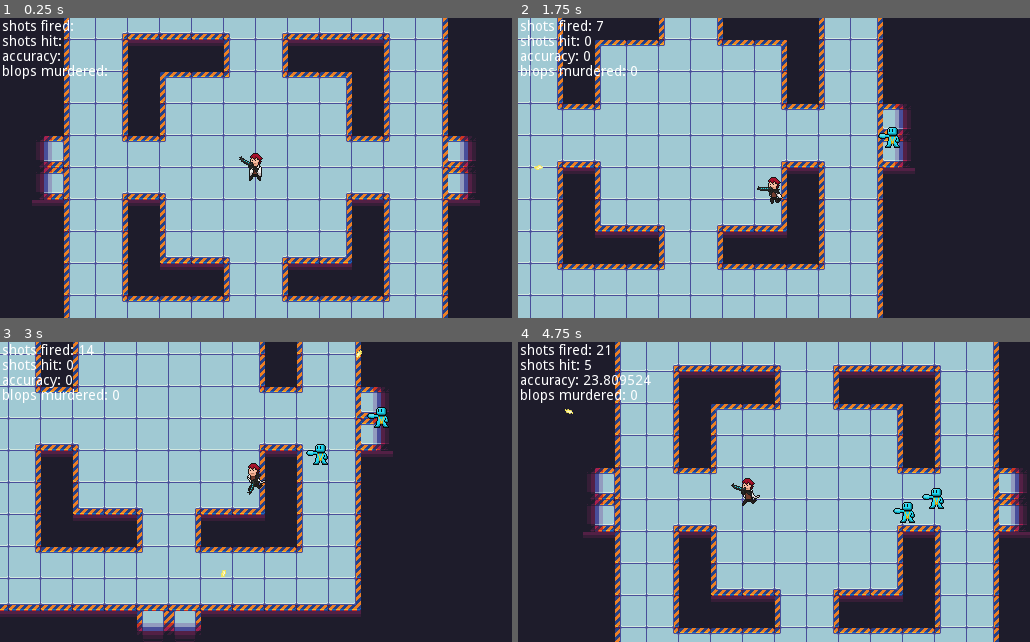
Above: before the commit, frames 1-4 (two rows, left to right).
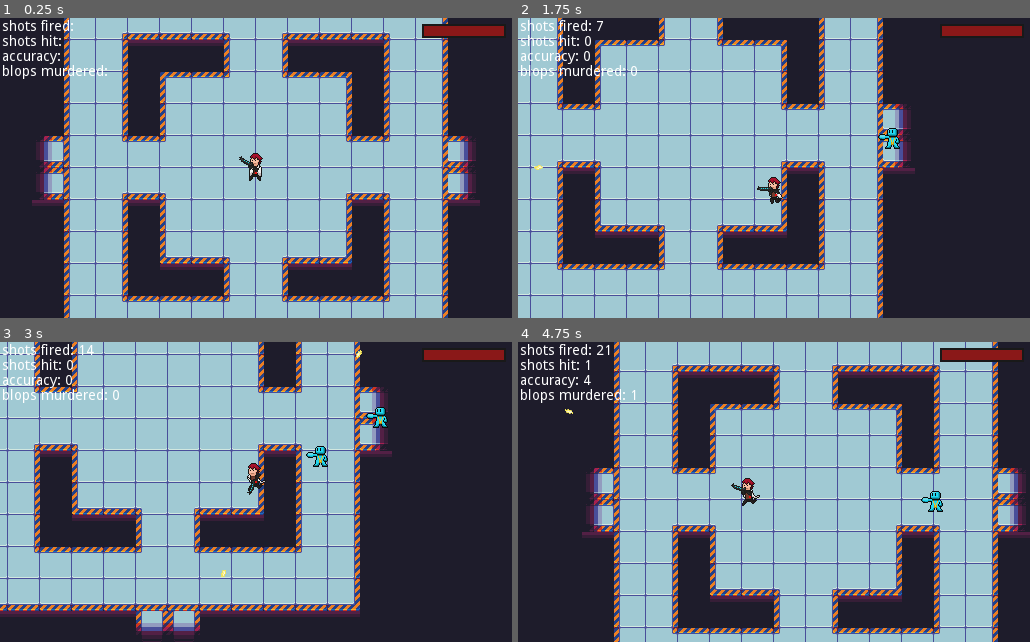
Above: after the commit, the same moments.

Repository: rockrick1/MAC0499-TCC
Game: Godot game, scene res://stages/arena3.tscn
Same seed, same stepped clock (60 frames per second), same inputs: the game is played once before the commit and once after it.
Inputs (mouse positions are in pixels of both pictures, inside the frame that each line leads up to):
- Up to frame 1 (0.25 s): no input
- Up to frame 2 (1.75 s): move the mouse to (886, 153) at 0.52 s; press the mouse at (886, 153) at 0.53 s; hold Right (ui_right) 0.53-1.28 s; move the mouse to (671, 183) at 1.27 s; release the mouse at (671, 183) at 1.28 s; hold Down (ui_down) from 1.28 s (still down); click (671, 183) at 1.35 s
- Up to frame 3 (3 s): move the mouse to (307, 426) at 2.02 s; release Down (ui_down) at 2.03 s; press the mouse at (307, 426) at 2.03 s; hold Right (ui_right) 2.03-2.78 s; move the mouse to (230, 552) at 2.77 s; release the mouse at (230, 552) at 2.78 s; hold Up (ui_up) from 2.78 s (still down); click (230, 552) at 2.85 s
- Up to frame 4 (4.75 s): move the mouse to (927, 537) at 3.52 s; release Up (ui_up) at 3.53 s; press the mouse at (927, 537) at 3.53 s; hold Left (ui_left) from 3.53 s (still down); move the mouse to (620, 447) at 4.27 s; release the mouse at (620, 447) at 4.28 s; click (620, 447) at 4.35 s

The runs differ from the first frame. In frame 1, 0.6% of the frame differs, in the area x 49-99%, y 2-52%; in frame 2, 0.6%; in frame 3, 7.4%; in frame 4, 9.5%, in the area x 12-100%, y 0-100%.

Commit message:
Fix blue boi projectile and add health bar

Diff:
--- a/shooter/characters/character.gd
+++ b/shooter/characters/character.gd
@@ -1,9 +1,16 @@
 extends KinematicBody2D
 
-const MAX_RUN_SPEED = 2
+export (int) var RUN_ACC = 20
+export (int) var MAX_RUN_SPEED = 2
+export (float) var MAX_HP
+export (int) var DEF
+
 var RUN_SPEED = 0
-var RUN_ACC = 20
+var HP
+
 var mot = Vector2(0,0)
+
+const enemy = false
 
 const pistol = preload("res://guns/pistol.tscn")
 const machinegun = preload("res://guns/machinegun.tscn")
@@ -31,10 +38,15 @@
 # Called when the node enters the scene tree for the first time.
 func _ready():
 	action_recorder._ready()
+	HP = MAX_HP
+	$Camera2D/GUI/HealthBar.max_value = MAX_HP
+	$Camera2D/GUI/HealthBar.value = HP
 	change_gun(cur_gun)
 
+
 func update_stats_display():
-	$Camera2D/CanvasLayer/Stats.update_stats(stats)
+	$Camera2D/GUI/Stats.update_stats(stats)
+
 
 func prev_gun():
 	if cur_gun == 0:
@@ -42,8 +54,10 @@
 		return
 	change_gun(cur_gun - 1)
 
+
 func next_gun():
 	change_gun((cur_gun + 1) % len(guns))
+
 
 func change_gun(gun_idx):
 	if get_node(cur_gun_name):
@@ -58,6 +72,7 @@
 	if mouse_vec and mouse_angle:
 		adjust_gun_pos()
 
+
 func adjust_gun_pos():
 	if get_node(cur_gun_name):
 		get_node(cur_gun_name).set_position(mouse_vec)
@@ -66,6 +81,7 @@
 		else:
 			get_node(cur_gun_name).flip_v(false)
 		get_node(cur_gun_name).set_rotation(mouse_vec.angle())
+
 
 # Called every frame. 'delta' is the elapsed time since the previous frame.
 func _process(delta):
@@ -129,6 +145,21 @@
 		next_gun()
 
 
+func take_damage(dmg):
+	print("shiet mang im ded")
+	HP -= dmg
+#	$AnimationPlayer.play("take damage")
+#	$Particles2D.restart()
+	if HP <= 0:
+		die()
+
+	$Camera2D/GUI/HealthBar.value = HP
+
+
+func die():
+	queue_free()
+
+
 func _notification(what):
 	if (what == MainLoop.NOTIFICATION_WM_QUIT_REQUEST):
 		print ("You are quit!")
--- a/shooter/characters/character.tscn
+++ b/shooter/characters/character.tscn
@@ -58,13 +58,26 @@
 
 [node name="character" type="KinematicBody2D"]
 script = ExtResource( 2 )
+MAX_HP = 150.0
 
 [node name="Sprite" type="AnimatedSprite" parent="."]
 frames = SubResource( 10 )
 animation = "run"
-frame = 2
 playing = true
 
 [node name="Hitbox" type="CollisionShape2D" parent="."]
-position = Vector2( 0.794428, 5.53939 )
+position = Vector2( -0.205572, 5.53939 )
 shape = SubResource( 11 )
+
+[node name="Center" type="Node2D" parent="."]
+position = Vector2( 0, 5 )
+__meta__ = {
+"_edit_lock_": true
+}
+
+[node name="CenterDraw" type="Line2D" parent="Center"]
+position = Vector2( 0, -1 )
+z_index = 10
+points = PoolVector2Array( 0, 0, 0, 2 )
+width = 2.0
+default_color = Color( 0.92549, 0.0666667, 0.0666667, 1 )
--- a/shooter/characters/enemy.gd
+++ b/shooter/characters/enemy.gd
@@ -4,11 +4,16 @@
 export (float) var HP
 export (float) var HIT_REWARD
 
+const enemy = true
+
 var character
 var dir
+var muzzlepos
 
 func _ready():
 	character = get_parent().get_node("Character")
+	if has_node("Muzzle"):
+		muzzlepos = $Muzzle.get_position()
 
 # Called when the enemy takes damage
 func take_damage(dmg):
@@ -19,11 +24,15 @@
 		die()
 
 func _process(delta):
-	dir = character.get_position() - get_position()
+	dir = character.get_node("Center").get_global_position() - get_position()
 	if dir.x < 0:
 		$AnimatedSprite.set_flip_h(true)
+		if muzzlepos != null:
+			$Muzzle.position.x = -(muzzlepos.x)
 	else:
 		$AnimatedSprite.set_flip_h(false)
+		if muzzlepos != null:
+			$Muzzle.position.x = muzzlepos.x
 	var mot = dir.normalized() * RUN_SPEED
 	if delta != 0:
 		move_and_slide(mot/delta)
--- a/shooter/characters/shooter_man.gd
+++ b/shooter/characters/shooter_man.gd
@@ -36,7 +36,8 @@
 	var sway = deg2rad((randf() - 0.5)*fire_sway)
 	proj_instance.set_direction(dir.rotated(sway))
 	proj_instance.shooter = self
-	arena.add_child(proj_instance)
+	print(get_name())
+	arena.add_child_below_node(arena.get_node(get_name()) ,proj_instance)
 	print(proj_instance.get_global_position())
 #	why
 
--- a/shooter/characters/shooter_man.tscn
+++ b/shooter/characters/shooter_man.tscn
@@ -57,7 +57,7 @@
 modulate = Color( 1, 84.89, 1, 1 )
 
 [node name="AnimatedSprite" type="AnimatedSprite" parent="."]
-position = Vector2( 3, -1 )
+position = Vector2( 2.52338, -1 )
 frames = SubResource( 1 )
 playing = true
 
--- a/shooter/gui/stats_displayer.gd
+++ b/shooter/gui/stats_displayer.gd
@@ -4,7 +4,7 @@
 func update_stats(params):
 	var stats_displayer = $Camera2D/CanvasLayer/Stats
 	if params.shots_fired != 0:
-		$Accuracy.set_text("accuracy: "+str((params.shots_hit/params.shots_fired)*100))
+		$Accuracy.set_text("accuracy: "+str(int((params.shots_hit/params.shots_fired)*100)))
 	$ShotsFired.set_text("shots fired: "+str(params.shots_fired))
 	$ShotsHit.set_text("shots hit: "+str(params.shots_hit))
 	$Killed.set_text("blops murdered: "+str(params.enemies_killed))
--- a/shooter/projectiles/base_projectile.gd
+++ b/shooter/projectiles/base_projectile.gd
@@ -5,6 +5,13 @@
 
 var direction
 var shooter
+var enemy
+
+var wr
+
+func _ready():
+	enemy = shooter.enemy
+	wr = weakref(shooter)
 
 func set_direction(dir):
 	direction = dir
@@ -13,15 +20,16 @@
 
 # Called when the node enters the scene tree for the first time.
 func _process(_delta):
-	position += direction * speed
+	position += direction.normalized() * speed
 
 func _on_Area2D_body_entered(body):
 	if body != shooter:
-		if body.has_method("take_damage"):
+		if body.has_method("take_damage") and body.enemy != enemy:
 			print("Acertou!")
 			body.take_damage(damage)
-			shooter.stats.shots_hit += 1
-			shooter.update_stats_display()
+			if wr.get_ref() and shooter.has_method("update_stats_display"):
+				shooter.stats.shots_hit += 1
+				shooter.update_stats_display()
 			queue_free()
 
 func _on_DeathTimer_timeout():
--- a/shooter/projectiles/blue_proj.tscn
+++ b/shooter/projectiles/blue_proj.tscn
@@ -8,7 +8,7 @@
 
 [node name="Projectile" type="Node2D"]
 script = ExtResource( 2 )
-speed = 5.0
+speed = 2.0
 damage = 10
 
 [node name="Sprite" type="Sprite" parent="."]
--- a/shooter/projectiles/pistol_proj.tscn
+++ b/shooter/projectiles/pistol_proj.tscn
@@ -9,7 +9,7 @@
 [node name="Projectile" type="Node2D"]
 script = ExtResource( 2 )
 speed = 10.0
-damage = 25
+damage = 250
 
 [node name="Sprite" type="Sprite" parent="."]
 texture = ExtResource( 1 )
--- a/shooter/stages/arena3.tscn
+++ b/shooter/stages/arena3.tscn
@@ -1,9 +1,30 @@
-[gd_scene load_steps=5 format=2]
+[gd_scene load_steps=7 format=2]
 
 [ext_resource path="res://characters/character.tscn" type="PackedScene" id=1]
 [ext_resource path="res://assets/tilemaps/scifi2.tres" type="TileSet" id=2]
 [ext_resource path="res://gui/stats_displayer.tscn" type="PackedScene" id=3]
 [ext_resource path="res://stages/arena.gd" type="Script" id=4]
+
+[sub_resource type="StyleBoxFlat" id=1]
+bg_color = Color( 0.545098, 0.0980392, 0.0980392, 1 )
+border_color = Color( 0.752941, 0.752941, 0.752941, 1 )
+corner_radius_top_left = 1
+corner_radius_top_right = 1
+corner_radius_bottom_right = 1
+corner_radius_bottom_left = 1
+anti_aliasing = false
+
+[sub_resource type="StyleBoxFlat" id=2]
+bg_color = Color( 0.101961, 0.101961, 0.101961, 1 )
+corner_radius_top_left = 1
+corner_radius_top_right = 1
+corner_radius_bottom_right = 1
+corner_radius_bottom_left = 1
+expand_margin_left = 2.0
+expand_margin_right = 2.0
+expand_margin_top = 2.0
+expand_margin_bottom = 2.0
+anti_aliasing = false
 
 [node name="Arena" type="Node2D"]
 script = ExtResource( 4 )
@@ -25,13 +46,26 @@
 current = true
 smoothing_enabled = true
 
-[node name="CanvasLayer" type="CanvasLayer" parent="Character/Camera2D"]
+[node name="GUI" type="CanvasLayer" parent="Character/Camera2D"]
 
-[node name="Stats" parent="Character/Camera2D/CanvasLayer" instance=ExtResource( 3 )]
+[node name="Stats" parent="Character/Camera2D/GUI" instance=ExtResource( 3 )]
 margin_left = 2.0
 margin_top = 2.0
 margin_right = 514.0
 margin_bottom = 302.0
+
+[node name="HealthBar" type="ProgressBar" parent="Character/Camera2D/GUI"]
+margin_left = 424.0
+margin_top = 8.0
+margin_right = 504.0
+margin_bottom = 18.0
+custom_styles/fg = SubResource( 1 )
+custom_styles/bg = SubResource( 2 )
+value = 40.0
+percent_visible = false
+__meta__ = {
+"_edit_use_anchors_": false
+}
 
 [node name="Spawner" type="Timer" parent="."]
 wait_time = 1.5
